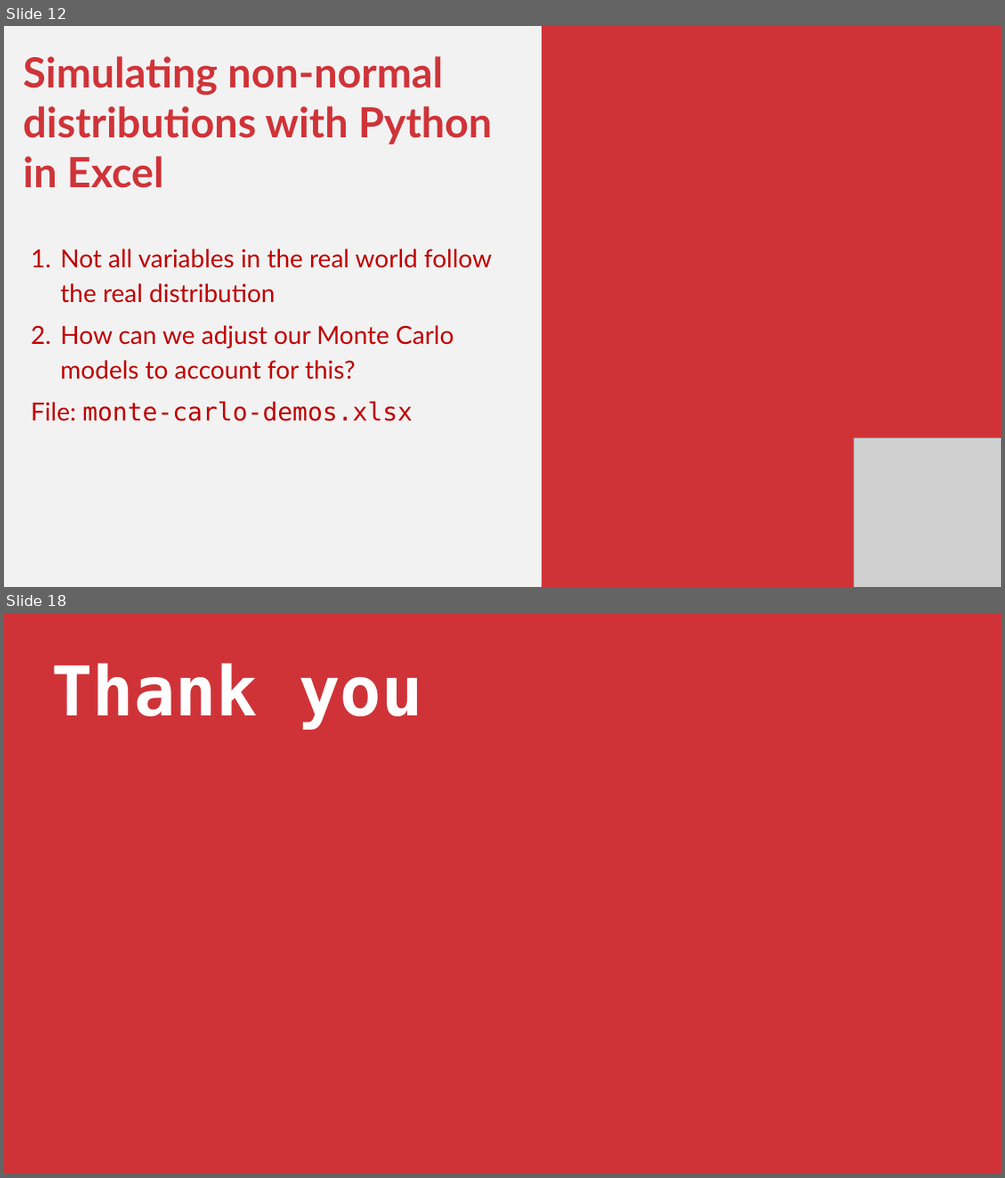
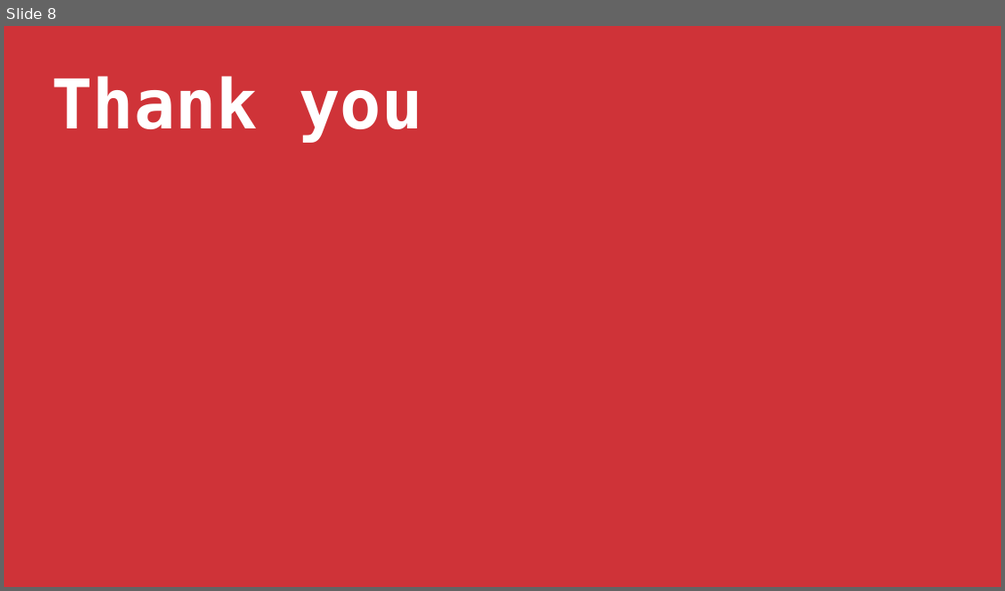
Before and after one commit to stringfestdata/first-steps-power-automate, a slide deck: first-steps-power-automate.pptx. Shown one above the other, each under a label of ours: slides 12 and 18 before the commit, slide 8 after it; the slides between them are not shown. The pictures are 1005x1178 and 1005x591 pixels, drawn with LibreOffice and Linux fonts; fonts in the diff are those of the drawing; grey boxes stand for pictures. Boxes give left, top, right and bottom in pixels: in the first picture for what was removed or moved away, otherwise in the second. Text is boxed around its words. In the diff, an @@ line names an element or a change of style, - is before the commit and + after.

```diff
--- a/first-steps-power-automate.pptx
+++ b/first-steps-power-automate.pptx
@@ slide 12 removed at (4,26,1001,587), background #F2F2F2 @@
@@ rectangle removed at (542,26,1001,587) @@
@@ text removed at (23,56,492,421) @@
-Simulating non-normal distributions with Python in Excel
-1. Not all variables in the real world follow the real distribution
-2. How can we adjust our Monte Carlo models to account for this?
-File: monte-carlo-demos.xlsx
@@ picture removed at (853,437,1001,587) @@
@@ what was slide 18 is now slide 8 @@
```
Also in this commit, not shown: 2 slides changed, 3 slides added, 12 other slides removed.
